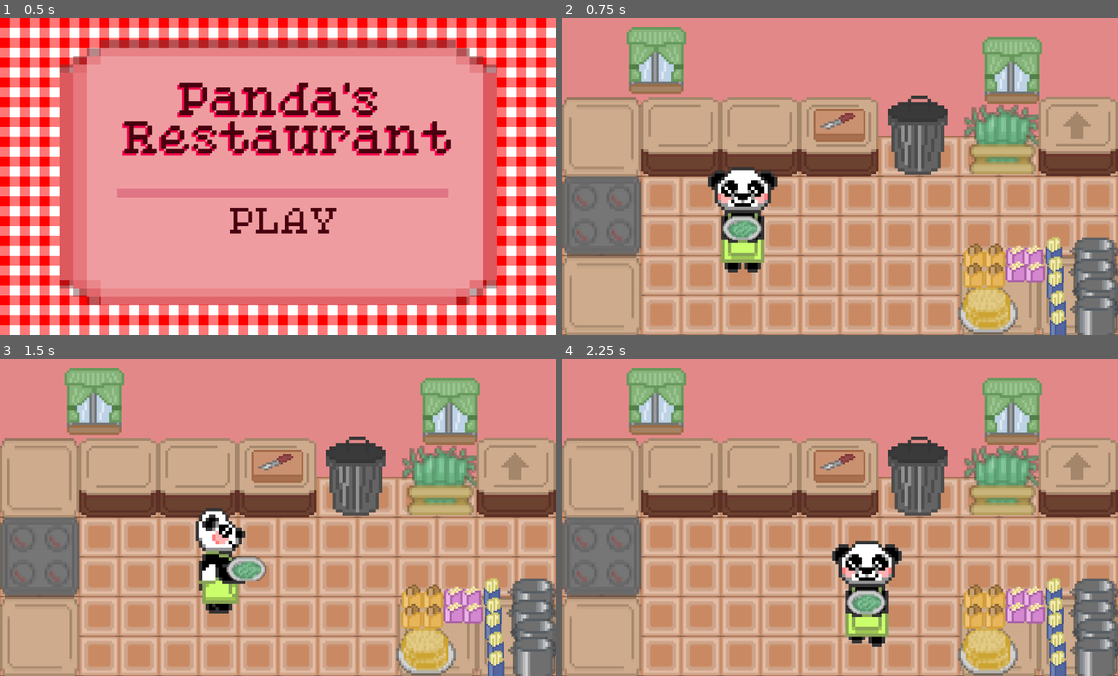
Above: before the commit, frames 1-4 (two rows, left to right).
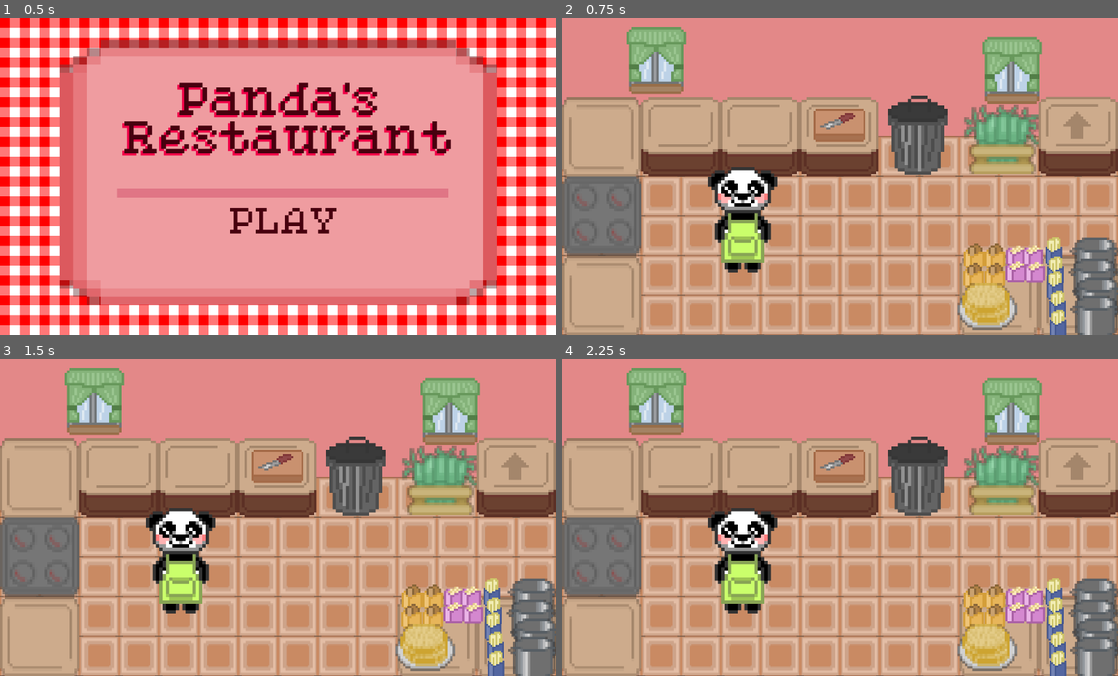
Above: after the commit, the same moments.

Repository: Paulina0612/Pandas_Restaurant
Game: Godot game, scene res://Scenes/Menu.tscn
Same seed, same stepped clock (60 frames per second), same inputs: the game is played once before the commit and once after it.
Inputs (mouse positions are in pixels of both pictures, inside the frame that each line leads up to):
- Up to frame 1 (0.5 s): no input
- Up to frame 2 (0.75 s): click "PLAY" at 0.5 s
- Up to frame 3 (1.5 s): tap Enter at 1.25 s; move the mouse to (411, 599) at 1.27 s; press the mouse at (411, 599) at 1.28 s; hold Right (ui_right) from 1.28 s (still down)
- Up to frame 4 (2.25 s): move the mouse to (973, 618) at 2.02 s; release Right (ui_right) at 2.03 s; release the mouse at (973, 618) at 2.03 s; hold Down (ui_down) from 2.03 s (still down); click (973, 618) at 2.1 s

Frame 1 is identical in both runs. In frame 2, 1.6% of the frame differs, in the area x 27-82%, y 62-100%; in frame 3, 5.9%; in frame 4, 6.7%, in the area x 26-82%, y 47-100%.

Commit message:
Carrying different foods.

Diff:
--- a/Scenes/Level.tscn
+++ b/Scenes/Level.tscn
@@ -195,7 +195,7 @@
 position = Vector2(1143, 616)
 
 [node name="PlateWithTortillas" parent="Foreground/FoodAndPots" instance=ExtResource("16_gs5q7")]
-position = Vector2(1030, 710)
+position = Vector2(1028, 699)
 
 [node name="Area2D" type="StaticBody2D" parent="."]
 
@@ -203,14 +203,15 @@
 polygon = PackedVector2Array(0, 0, -2, 769, 1346, 769, 1344, 0, 1404, -90, 1399, 845, -73, 833, -71, -85, 1406, -90, 1348, -2)
 
 [node name="Label" type="Label" parent="."]
-offset_left = 24.0
-offset_top = 694.0
-offset_right = 399.0
-offset_bottom = 765.0
+offset_left = 22.0
+offset_top = 638.0
+offset_right = 386.0
+offset_bottom = 776.0
 theme_override_colors/font_shadow_color = Color(0, 0, 0, 1)
 theme_override_colors/font_outline_color = Color(0, 0, 0, 1)
 theme_override_constants/outline_size = 3
 theme_override_font_sizes/font_size = 40
-text = "Pick up"
+text = "Pick up
+guyg"
 
 [connection signal="ready" from="." to="." method="_on_ready"]
--- a/Scenes/Plate_With_Tortillas.tscn
+++ b/Scenes/Plate_With_Tortillas.tscn
@@ -2,9 +2,8 @@
 
 [ext_resource type="Texture2D" uid="uid://dggjuwf46ygy6" path="res://Assets/food/plate_with_tortillas.png" id="1_lylia"]
 
-[sub_resource type="CapsuleShape2D" id="CapsuleShape2D_lylia"]
-radius = 38.5
-height = 150.0
+[sub_resource type="RectangleShape2D" id="RectangleShape2D_lylia"]
+size = Vector2(106.999, 144)
 
 [node name="PlateWithTortillas" type="StaticBody2D"]
 
@@ -14,6 +13,6 @@
 texture = ExtResource("1_lylia")
 
 [node name="CollisionShape2D" type="CollisionShape2D" parent="."]
-position = Vector2(-1, 1)
+position = Vector2(3.8147e-06, -3.5)
 rotation = 1.5708
-shape = SubResource("CapsuleShape2D_lylia")
+shape = SubResource("RectangleShape2D_lylia")
--- a/Scenes/Player.tscn
+++ b/Scenes/Player.tscn
@@ -28,6 +28,7 @@
 [ext_resource type="Texture2D" uid="uid://ds40hefmcjvuf" path="res://Assets/player/cutting/1.png" id="17_ulo2v"]
 [ext_resource type="Texture2D" uid="uid://d22hiahh0k6cd" path="res://Assets/player/cutting/2.png" id="18_1iu4k"]
 [ext_resource type="Texture2D" uid="uid://cfjoyb2gkmaqs" path="res://Assets/food/bamboo.png" id="28_utwlt"]
+[ext_resource type="Script" uid="uid://u5pwg4mdb3xm" path="res://Scenes/food_sprite.gd" id="29_kih0c"]
 
 [sub_resource type="SpriteFrames" id="SpriteFrames_1iu4k"]
 animations = [{
@@ -217,6 +218,7 @@
 
 [node name="FoodSprite" type="Sprite2D" parent="Node2D"]
 texture_filter = 1
-position = Vector2(1, 19)
+position = Vector2(5.96046e-08, 7)
 scale = Vector2(4, 3.8125)
 texture = ExtResource("28_utwlt")
+script = ExtResource("29_kih0c")
--- /dev/null
+++ b/Scenes/food_sprite.gd
@@ -0,0 +1,18 @@
+extends Sprite2D
+
+var if_carried = false
+var food_name = ""
+
+func choose_image(given_name):
+	if given_name == "TofuBox":
+		texture = load("res://Assets/food/tofu.png")
+	elif given_name == "PastaBox":
+		texture = load("res://Assets/food/pasta.png")
+	elif given_name =="BambooChest" :
+		texture = load("res://Assets/food/bamboo.png")
+	elif given_name =="RiceBox":
+		texture = load("res://Assets/food/rice.png")
+	elif given_name =="Pot":
+		texture = load("res://Assets/kitchen/pot.png")
+	elif given_name =="PlateWithTortillas":
+		texture = load("res://Assets/food/tortilla.png")
--- a/Scenes/player.gd
+++ b/Scenes/player.gd
@@ -3,8 +3,9 @@
 @export var speed = 400 # How fast the player will move (pixels/sec).
 var screen_size # Size of the game window.
 var if_cutting = false
-var if_carrying = true
+var if_carrying = false
 var dir = Vector2.ZERO
+var collider_name = ""
 
 # Called when the node enters the scene tree for the first time.
 func _ready():
@@ -17,23 +18,27 @@
 
 # Called every frame. 'delta' is the elapsed time since the previous frame.
 func _process(_delta):
-	check_if_cutting()
+	check_if_carrying()
 	Level.label_text = ""
 
+	animation()
+	action_on_click()
+
+func animation():
 	if !if_cutting:
 		check_collisions()
 
 		var panda_velocity = Vector2.ZERO # The player's movement vector.
-		if Input.is_action_pressed("ui_right"):
+		if Input.is_action_pressed("move_right"):
 			panda_velocity.x += 1
 			dir = Vector2.RIGHT
-		if Input.is_action_pressed("ui_left"):
+		if Input.is_action_pressed("move_left"):
 			panda_velocity.x -= 1
 			dir = Vector2.LEFT
-		if Input.is_action_pressed("ui_down"):
+		if Input.is_action_pressed("move_down"):
 			panda_velocity.y += 1
 			dir = Vector2.DOWN
-		if Input.is_action_pressed("ui_up"):
+		if Input.is_action_pressed("move_up"):
 			panda_velocity.y -= 1
 			dir = Vector2.UP
 
@@ -43,8 +48,7 @@
 		else:
 			$AnimatedSprite2D.stop()
 
-		#position += panda_velocity * delta
-		#position = position.clamp(Vector2.ZERO, screen_size)
+
 		velocity=panda_velocity
 		move_and_slide()
 
@@ -90,8 +94,7 @@
 	else:
 		$AnimatedSprite2D.animation = "cutting"
 
-
-func check_if_cutting():
+func check_if_carrying():
 	if if_carrying:
 		#Transform according to player position
 		if dir == Vector2.DOWN:
@@ -105,30 +108,51 @@
 		elif dir == Vector2.LEFT:
 			$Node2D/FoodSprite.position.x = $Node2D.position.x - 80
 			$Node2D/FoodSprite.show()
-	pass
+	else:
+		$Node2D/FoodSprite.hide()
+
 
 
 func check_collisions():
 	for i in get_slide_collision_count():
 		var collision = get_slide_collision(i)
+		const str_start = "Click on \n"
 		if collision.get_collider():
 			if collision.get_collider().name=="TofuBox" and !if_carrying:
-				Level.label_text = "Pick up tofu box"
+				Level.label_text = str_start + "tofu box to pick it up"
 			elif collision.get_collider().name=="BambooChest" and !if_carrying:
-				Level.label_text = "Pick up bamboo"
+				Level.label_text = str_start + "bamboo chest to pick up bamboo"
 			elif collision.get_collider().name=="PastaBox" and !if_carrying:
-				Level.label_text = "Pick up pasta box"
+				Level.label_text = str_start + "pasta box pick it up"
 			elif collision.get_collider().name=="RiceBox" and !if_carrying:
-				Level.label_text = "Pick up rice box"
+				Level.label_text = str_start + "rice box pick it up"
 			elif collision.get_collider().name=="TrashCan" and if_carrying:
-				Level.label_text = "Throw away"
+				Level.label_text = str_start + "trash can to throw away"
 			elif collision.get_collider().name=="Pot" and !if_carrying:
-				Level.label_text = "Pick up pot"
+				Level.label_text = str_start + "pot pick it up"
 			elif collision.get_collider().name=="PlateWithTortillas" and !if_carrying:
-				Level.label_text = "Pick up a tortilla"
+				Level.label_text = str_start + "tortilla plate to pick up a tortilla"
 			elif collision.get_collider().name=="CountertopForOrders" and if_carrying:
-				Level.label_text = "Serve"
+				Level.label_text = str_start + "countertop to serve"
 			elif collision.get_collider().name=="CuttingBoard" and if_carrying:
-				Level.label_text = "Cut"
+				Level.label_text = str_start + "cutting board to cut"
 			elif collision.get_collider().name=="Oven" and if_carrying:
-				Level.label_text = "Cook"
+				Level.label_text = str_start + "oven to cook"
+
+			collider_name = collision.get_collider().name
+
+func action_on_click():
+	if Input.is_action_just_released("mouse_button_left"):
+		if !if_carrying:
+			pick_up()
+		else:
+			put_down()
+
+
+
+func pick_up():
+	$Node2D/FoodSprite.choose_image(collider_name)
+	if_carrying = true
+
+func put_down():
+	if_carrying = false
--- a/project.godot
+++ b/project.godot
@@ -27,3 +27,23 @@
 "events": [Object(InputEventMouseButton,"resource_local_to_scene":false,"resource_name":"","device":-1,"window_id":0,"a …(253 unchanged characters)…
 ]
 }
+move_right={
+"deadzone": 0.2,
+"events": [Object(InputEventKey,"resource_local_to_scene":false,"resource_name":"","device":-1,"window_id":0,"alt_pressed":false,"shift_pressed":false,"ctrl_pressed":false,"meta_pressed":false,"pressed":false,"keycode":0,"physical_keycode":68,"key_label":0,"unicode":100,"location":0,"echo":false,"script":null)
+]
+}
+move_left={
+"deadzone": 0.2,
+"events": [Object(InputEventKey,"resource_local_to_scene":false,"resource_name":"","device":-1,"window_id":0,"alt_pressed":false,"shift_pressed":false,"ctrl_pressed":false,"meta_pressed":false,"pressed":false,"keycode":0,"physical_keycode":65,"key_label":0,"unicode":97,"location":0,"echo":false,"script":null)
+]
+}
+move_up={
+"deadzone": 0.2,
+"events": [Object(InputEventKey,"resource_local_to_scene":false,"resource_name":"","device":-1,"window_id":0,"alt_pressed":false,"shift_pressed":false,"ctrl_pressed":false,"meta_pressed":false,"pressed":false,"keycode":0,"physical_keycode":87,"key_label":0,"unicode":119,"location":0,"echo":false,"script":null)
+]
+}
+move_down={
+"deadzone": 0.2,
+"events": [Object(InputEventKey,"resource_local_to_scene":false,"resource_name":"","device":-1,"window_id":0,"alt_pressed":false,"shift_pressed":false,"ctrl_pressed":false,"meta_pressed":false,"pressed":false,"keycode":0,"physical_keycode":83,"key_label":0,"unicode":115,"location":0,"echo":false,"script":null)
+]
+}
Not shown: 1 places in Scenes/Player.tscn that only renumber resources
Not shown, added: Scenes/food_sprite.gd.uid
